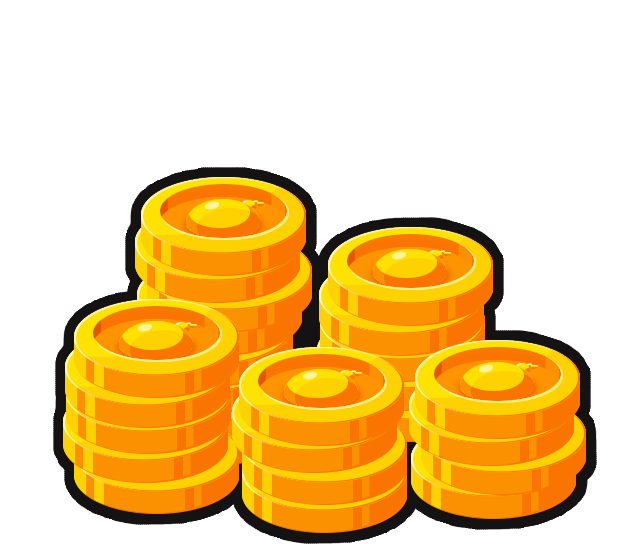
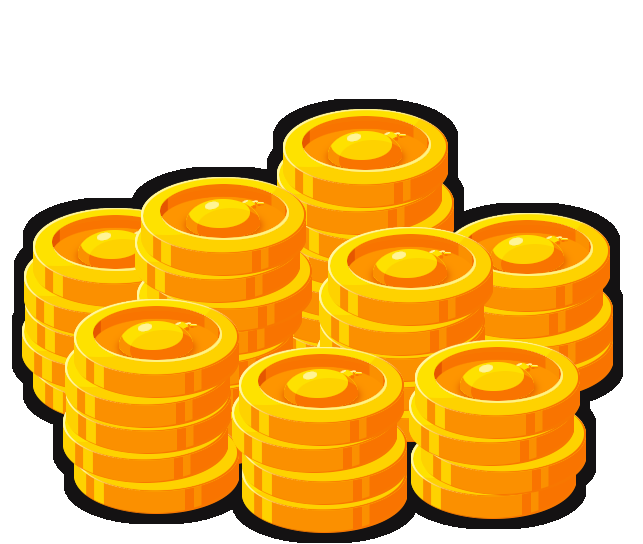
Two versions of the same layered image (w=643, h=544). Layer-by-layer changes:
hid group "small" (20 layers) over <box>53,167,597,544</box>
added group "medium" with 6 layers above "large" over <box>12,99,623,543</box>
added group "coins #2" with 4 layers in group "medium" over <box>22,109,613,533</box>
added layer "Copie de small #1" in group "coins #2" over <box>63,177,586,533</box>
added layer "2 #2" in group "coins #2" over <box>438,213,613,399</box>
added layer "1 #5" in group "coins #2" over <box>22,208,198,423</box>
added layer "Copie de 3 #2" in group "coins #2" over <box>264,109,454,399</box>
added layer "B #2" in group "medium" over <box>12,99,623,543</box>
